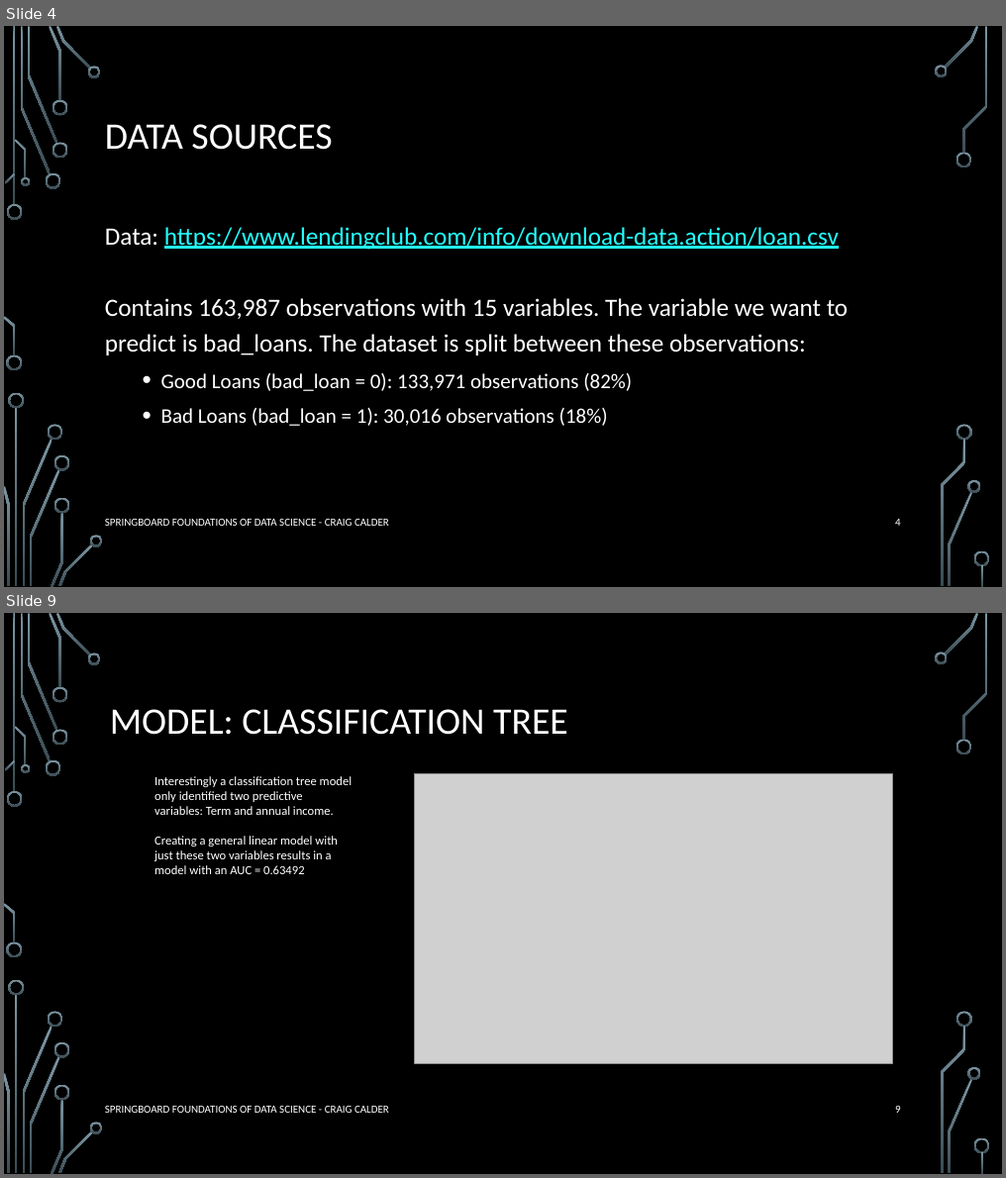
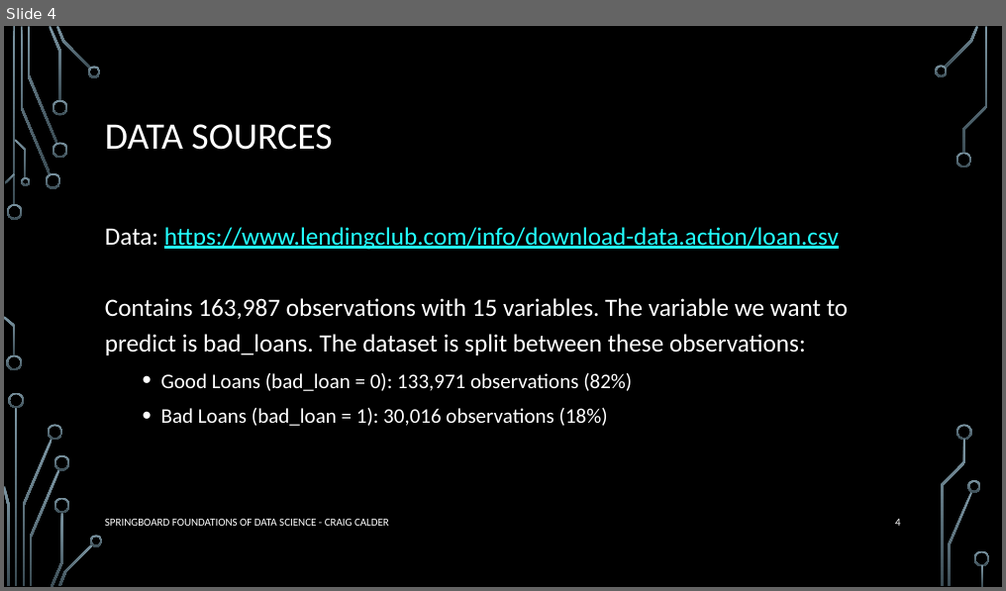
Before and after one commit to clcinpdx/datascience, a slide deck: capstone/Calder-Capstone-Models_LOGREG_TREE.pptx. Shown one above the other, each under a label of ours: slides 4 and 9 before the commit, slide 4 after it; the slides between them are not shown. The pictures are 1006x1178 and 1006x591 pixels, drawn with LibreOffice and Linux fonts; fonts in the diff are those of the drawing; grey boxes stand for pictures; background and template pictures are left out. Boxes give left, top, right and bottom in pixels: in the first picture for what was removed or moved away, otherwise in the second. Text is boxed around its words. In the diff, an @@ line names an element or a change of style, - is before the commit and + after.

```diff
--- a/capstone/Calder-Capstone-Models_LOGREG_TREE.pptx
+++ b/capstone/Calder-Capstone-Models_LOGREG_TREE.pptx
@@ slide 9 removed at <box>4,613,1002,1174</box>, background picture (left out); not listed: 36 template elements that a slide beside it also shows @@
@@ title removed at <box>110,709,568,735</box> @@
-MODEL: CLASSIFICATION TREE
@@ text removed at <box>154,776,351,874</box> @@
-Interestingly a classification tree model only identified two predictive variables: Term and annual income.
-Creating a general linear model with just these two variables results in a model with an AUC = 0.63492
@@ picture removed at <box>414,774,893,1063</box> @@
@@ text removed at <box>105,1106,389,1113</box> @@
-SPRINGBOARD FOUNDATIONS OF DATA SCIENCE - CRAIG CALDER
@@ page number removed at <box>895,1106,901,1113</box> @@
-9
```
Also in this commit, not shown: 5 slides changed, 5 slides added, 2 other files.
